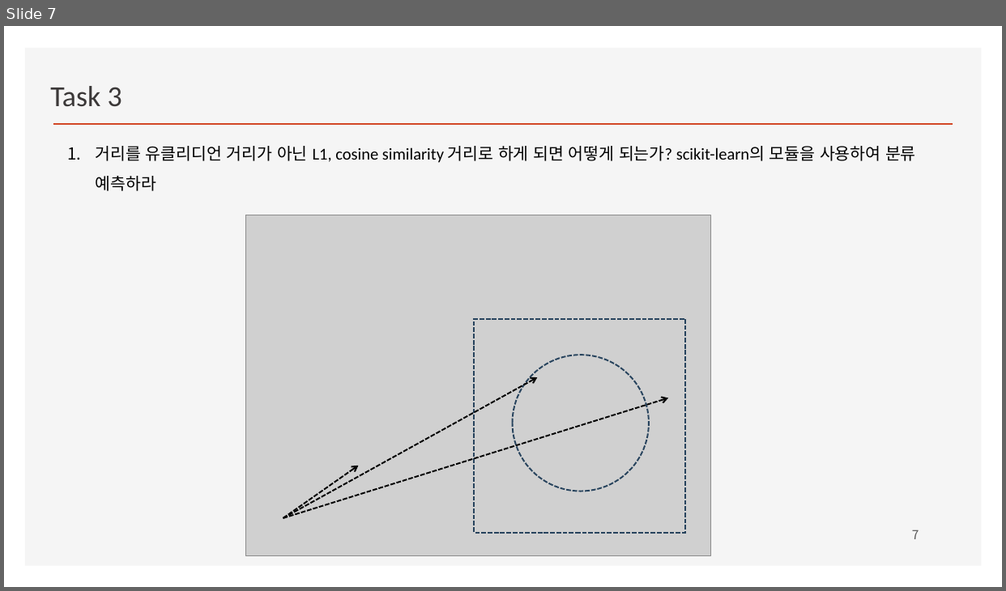
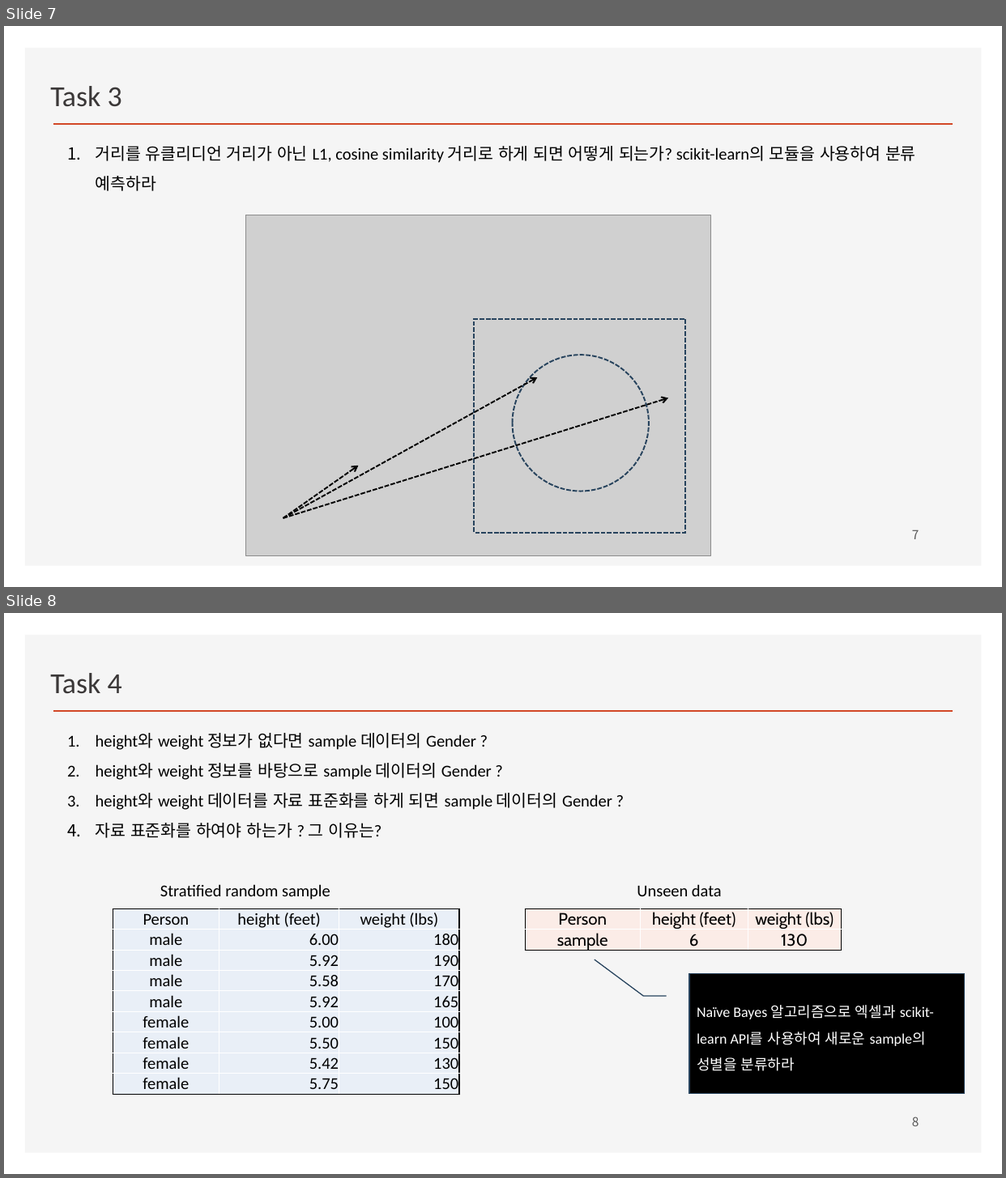
Before and after one commit to ancestor9/2026_Fall_Machine-Learning, a slide deck: 01_ML.pptx. Shown one above the other, each under a label of ours: slide 7 before the commit, slides 7 and 8 after it. The pictures are 1006x591 and 1006x1178 pixels, drawn with LibreOffice and Linux fonts; fonts in the diff are those of the drawing; grey boxes stand for pictures; background and template pictures are left out. Boxes give left, top, right and bottom in pixels: in the first picture for what was removed or moved away, otherwise in the second. Text is boxed around its words. In the diff, an @@ line names an element or a change of style, - is before the commit and + after.

```diff
--- a/01_ML.pptx
+++ b/01_ML.pptx
@@ slide 8 added at <box>4,613,1002,1174</box>, background #FFFFFF; not listed: 2 template elements that a slide beside it also shows @@
@@ text added at <box>50,673,122,694</box>, 28 pt, text #3B3838 @@
+Task 4
@@ text added at <box>96,733,612,838</box>, 16 pt, text #000000 @@
+1. height와 weight 정보가 없다면 sample 데이터의 Gender ?
+2. height와 weight 정보를 바탕으로 sample 데이터의 Gender ?
+3. height와 weight 데이터를 자료 표준화를 하게 되면 sample 데이터의 Gender ?
+4. 자료 표준화를 하여야 하는가 ? 그 이유는?
@@ text added at <box>160,884,330,900</box>, 16 pt, text #000000 @@
+Stratified random sample
@@ text added at <box>637,884,722,897</box>, 16 pt, text #000000 @@
+Unseen data
@@ table added at <box>113,909,458,1094</box>, 9 rows, 3 columns @@
+Person | height (feet) | weight (lbs)
+male | 6.00 | 180
+male | 5.92 | 190
+male | 5.58 | 170
+male | 5.92 | 165
+female | 5.00 | 100
+female | 5.50 | 150
+female | 5.42 | 130
+female | 5.75 | 150
@@ table added at <box>525,909,842,953</box>, 2 rows, 3 columns @@
+Person | height (feet) | weight (lbs)
+sample | 6 | 130
@@ border callout added at <box>690,973,965,1094</box>, fill #000000, outline #28445D 1 pt, 14 pt, text #FFFFFF @@
+Naïve Bayes 알고리즘으로 엑셀과 scikit-learn API를 사용하여 새로운 sample의 성별을 분류하라
@@ page number added at <box>912,1117,919,1127</box>, 12 pt, text #595959 @@
+8
```
Also in this commit, not shown: 1 other slide added.
